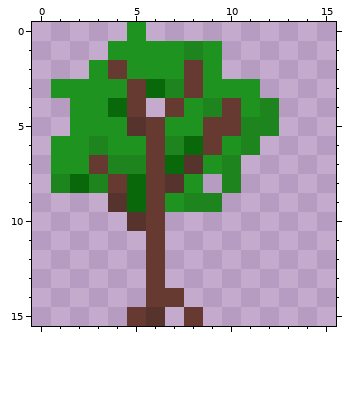
Pixel-art sprite: src/textures/tree-01.png. Above is the file before it was changed.
The file is 16x16 pixels.
New version:
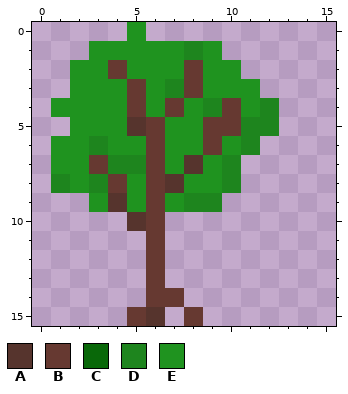
Palette (. is transparent): A #56342d  B #663931  C #096809  D #1e851e  E #1f931f
The exact change:
Colour E now appears in row 1 at x 3; in row 2 at x 2 and 10; in row 4 at x 1 and 6; in row 8 at x 9; in row 9 at x 3.
The author changed colour C to colour E in row 3 at x 6; in row 4 at x 4; in row 6 at x 8; in row 7 at x 7; in row 8 at x 2 and 5; in row 9 at x 5.
The author changed colour D to colour E in row 6 at x 7.
The author cleared colour E in row 3 at x 1.
